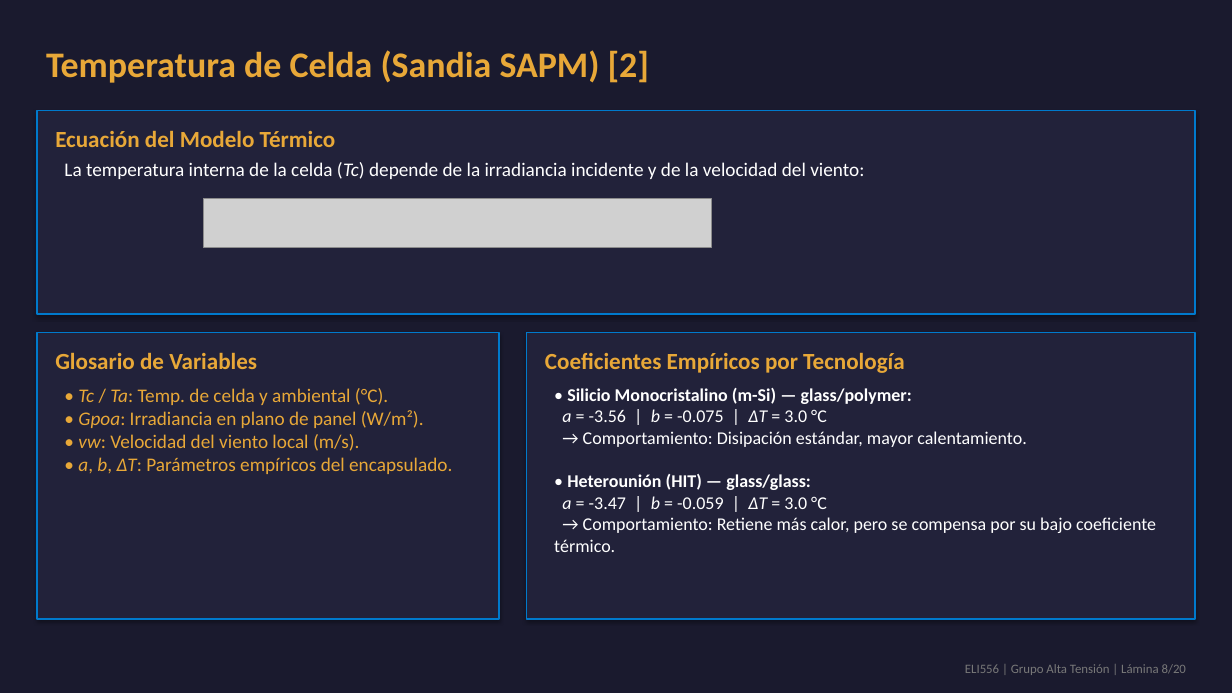
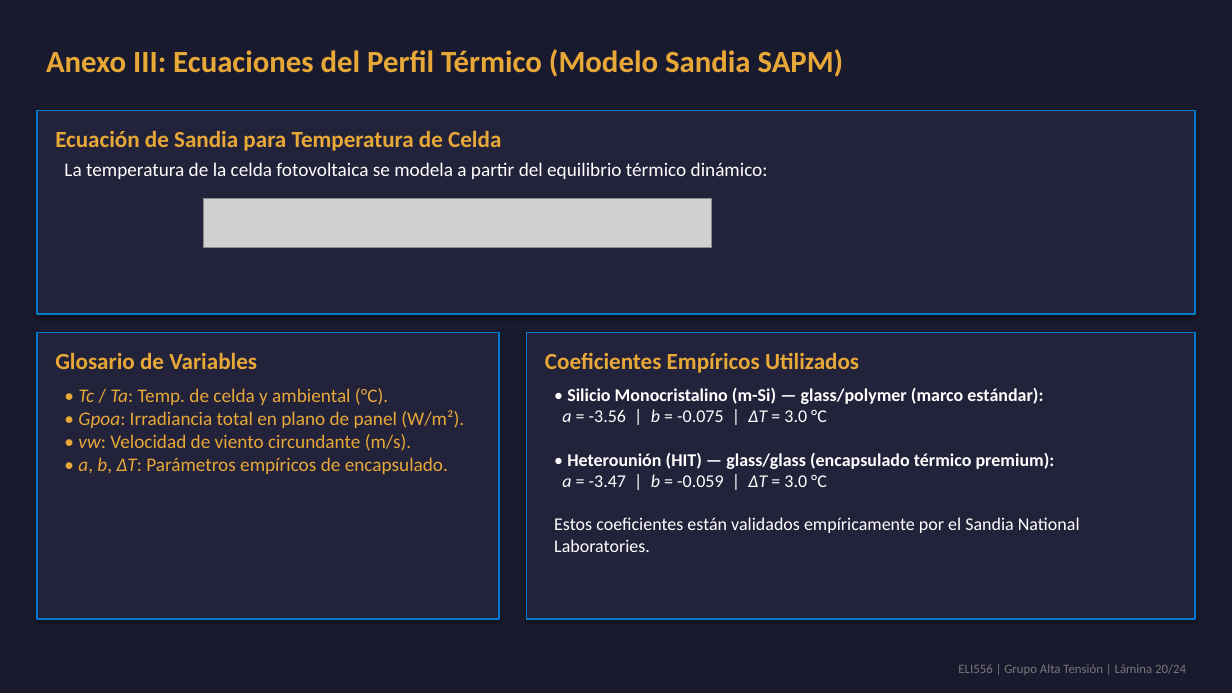
Before and after one commit to theChosen16/t2-paneles, a slide deck: slide 20 of output/Presentacion_Final_ELI556_Atacama.pptx (slide 8 before the commit). Drawn at 1232x693 pixels with LibreOffice and Linux fonts; fonts in the diff are those of the drawing; grey boxes stand for pictures. Boxes give left, top, right and bottom in pixels: in the first picture for what was removed or moved away, otherwise in the second. Text is boxed around its words. In the diff, an @@ line names an element or a change of style, - is before the commit and + after.

```diff
--- a/output/Presentacion_Final_ELI556_Atacama.pptx
+++ b/output/Presentacion_Final_ELI556_Atacama.pptx
@@ text at (46, 49, 844, 77): text changed; size 28 to 24 pt @@
-Temperatura de Celda (Sandia SAPM) [2]
+Anexo III: Ecuaciones del Perfil Térmico (Modelo Sandia SAPM)
@@ text at (55, 131, 501, 151): text changed @@
-Ecuación del Modelo Térmico
+Ecuación de Sandia para Temperatura de Celda
@@ text at (64, 162, 768, 179): text changed @@
-La temperatura interna de la celda (Tc) depende de la irradiancia incidente y de la velocidad del viento:
+La temperatura de la celda fotovoltaica se modela a partir del equilibrio térmico dinámico:
@@ text at (545, 353, 859, 373): text changed @@
-Coeficientes Empíricos por Tecnología
+Coeficientes Empíricos Utilizados
@@ text at (567, 388, 1043, 404): text changed @@
-• Silicio Monocristalino (m-Si) — glass/polymer:
+• Silicio Monocristalino (m-Si) — glass/polymer (marco estándar):
@@ text at (78, 410, 464, 474): text changed @@
-• Gpoa: Irradiancia en plano de panel (W/m²).
-• vw: Velocidad del viento local (m/s).
-• a, b, ΔT: Parámetros empíricos del encapsulado.
+• Gpoa: Irradiancia total en plano de panel (W/m²).
+• vw: Velocidad de viento circundante (m/s).
+• a, b, ΔT: Parámetros empíricos de encapsulado.
@@ text at (567, 453, 1055, 469): text changed; bold on @@
-→ Comportamiento: Disipación estándar, mayor calentamiento.
-• Heterounión (HIT) — glass/glass:
+• Heterounión (HIT) — glass/glass (encapsulado térmico premium):
@@ text at (554, 517, 1080, 552): text changed @@
-→ Comportamiento: Retiene más calor, pero se compensa por su bajo coeficiente térmico.
+Estos coeficientes están validados empíricamente por el Sandia National Laboratories.
@@ text at (958, 664, 1186, 675): text changed @@
-ELI556 | Grupo Alta Tensión | Lámina 8/20
+ELI556 | Grupo Alta Tensión | Lámina 20/24
```
Also in this commit, not shown: 16 other slides changed, 7 slides added, 3 slides removed, 29 other files.
